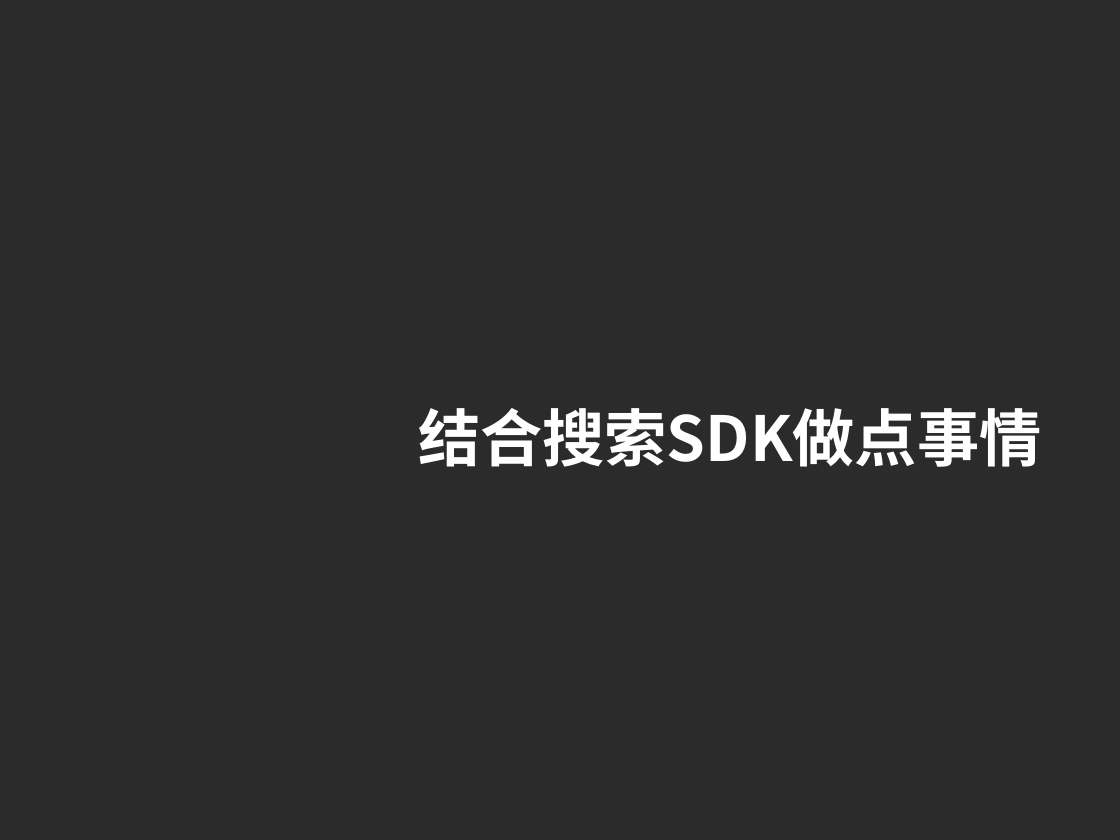
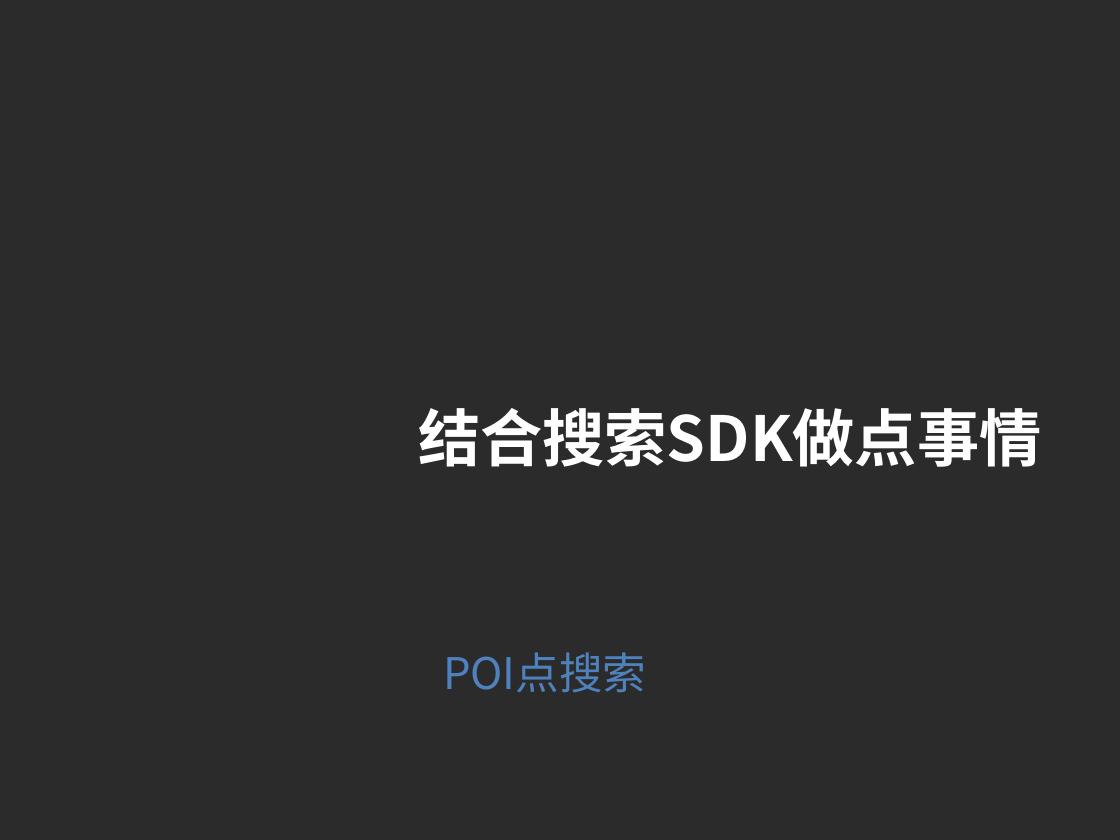
Before and after one commit to fifa0329/HelloAmap, a slide deck: slide 1 of 课程ppt/WP SDK开发指南3.pptx. Drawn at 1120x840 pixels with LibreOffice and Linux fonts; fonts in the diff are those of the drawing; background and template pictures are left out; a plain dark background stands for a picture behind light text. Boxes give left, top, right and bottom in pixels: in the first picture for what was removed or moved away, otherwise in the second. Text is boxed around its words. In the diff, an @@ line names an element or a change of style, - is before the commit and + after.

```diff
--- a/课程ppt/WP SDK开发指南3.pptx
+++ b/课程ppt/WP SDK开发指南3.pptx
@@ text added at (443, 652, 646, 693), 28 pt, text #4F81BD @@
+POI点搜索
```
Also in this commit, not shown: 3 other slides changed, 1 slide added, 3 other files.
